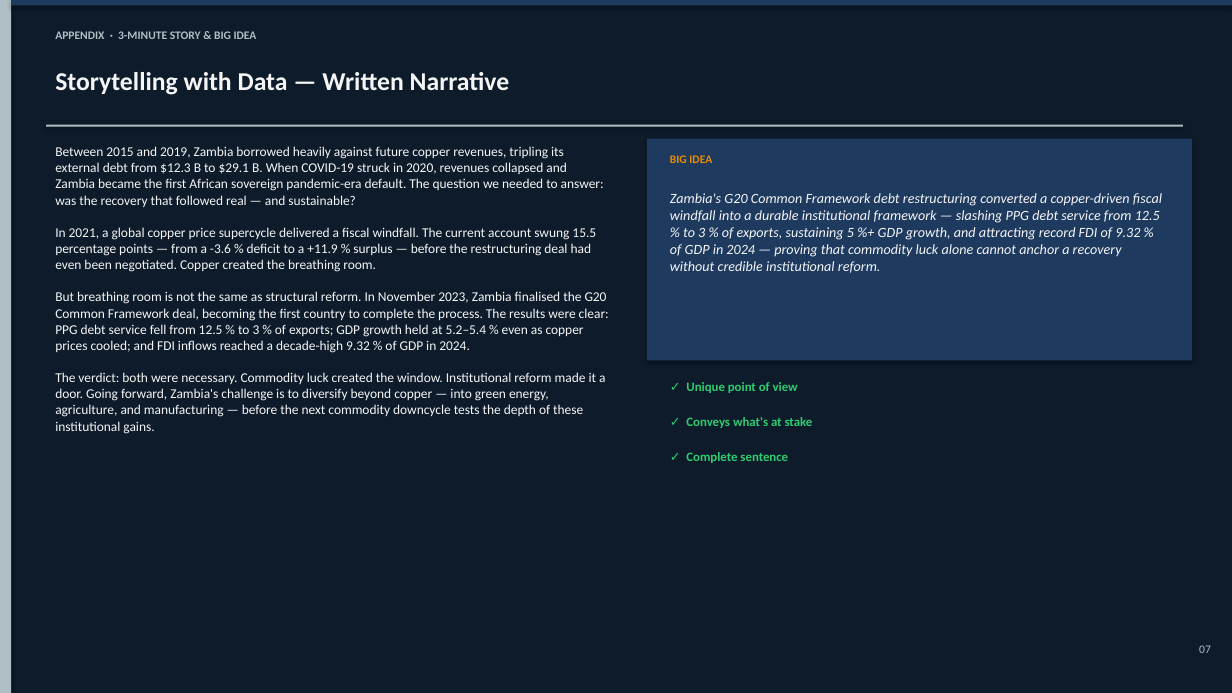
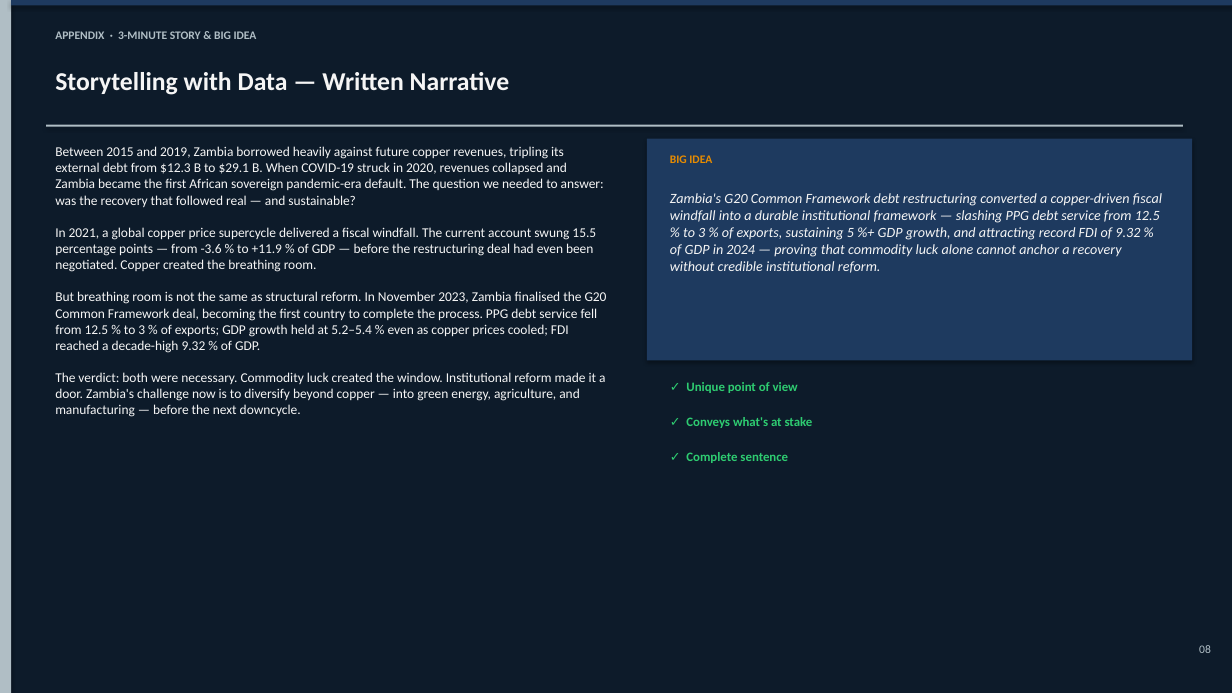
Before and after one commit to Boldwin0732/Zambia-Economic-recovery, a slide deck: slide 8 of Zambia_Economic_Recovery_Presentation.pptx (slide 7 before the commit). Drawn at 1232x693 pixels with LibreOffice and Linux fonts; fonts in the diff are those of the drawing. Boxes give left, top, right and bottom in pixels: in the first picture for what was removed or moved away, otherwise in the second. Text is boxed around its words. In the diff, an @@ line names an element or a change of style, - is before the commit and + after.

```diff
--- a/Zambia_Economic_Recovery_Presentation.pptx
+++ b/Zambia_Economic_Recovery_Presentation.pptx
@@ text at (55,146,607,417): text changed @@
-Between 2015 and 2019, Zambia borrowed heavily against future copper revenues, tripling its external debt from $12.3 B to $29.1 B. When COVID-19 struck in 2020, revenues collapsed and Zambia became the first African sovereign pandemic-era default. The question we needed to answer: was the recovery that followed real — and sustainable?
-In 2021, a global copper price supercycle delivered a fiscal windfall. The current account swung 15.5 percentage points — from a -3.6 % deficit to a +11.9 % surplus — before the restructuring deal had even been negotiated. Copper created the breathing room.
-But breathing room is not the same as structural reform. In November 2023, Zambia finalised the G20 Common Framework deal, becoming the first country to complete the process. The results were clear: PPG debt service fell from 12.5 % to 3 % of exports; GDP growth held at 5.2–5.4 % even as copper prices cooled; and FDI inflows reached a decade-high 9.32 % of GDP in 2024.
-The verdict: both were necessary. Commodity luck created the window. Institutional reform made it a door. Going forward, Zambia's challenge is to diversify beyond copper — into green energy, agriculture, and manufacturing — before the next commodity downcycle tests the depth of these institutional gains.
+Between 2015 and 2019, Zambia borrowed heavily against future copper revenues, tripling its external debt from $12.3 B to $29.1 B. When COVID-19 struck in 2020, revenues collapsed and Zambia became the first African sovereign pandemic-era default. The question we needed to answer: was the recovery that followed real — and sustainable?
+In 2021, a global copper price supercycle delivered a fiscal windfall. The current account swung 15.5 percentage points — from -3.6 % to +11.9 % of GDP — before the restructuring deal had even been negotiated. Copper created the breathing room.
+But breathing room is not the same as structural reform. In November 2023, Zambia finalised the G20 Common Framework deal, becoming the first country to complete the process. PPG debt service fell from 12.5 % to 3 % of exports; GDP growth held at 5.2–5.4 % even as copper prices cooled; FDI reached a decade-high 9.32 % of GDP.
+The verdict: both were necessary. Commodity luck created the window. Institutional reform made it a door. Zambia's challenge now is to diversify beyond copper — into green energy, agriculture, and manufacturing — before the next downcycle.
@@ text at (1199,645,1211,653): text changed @@
-07
+08
```
Also in this commit, not shown: 5 other slides changed, 1 slide added, 1 other file.
